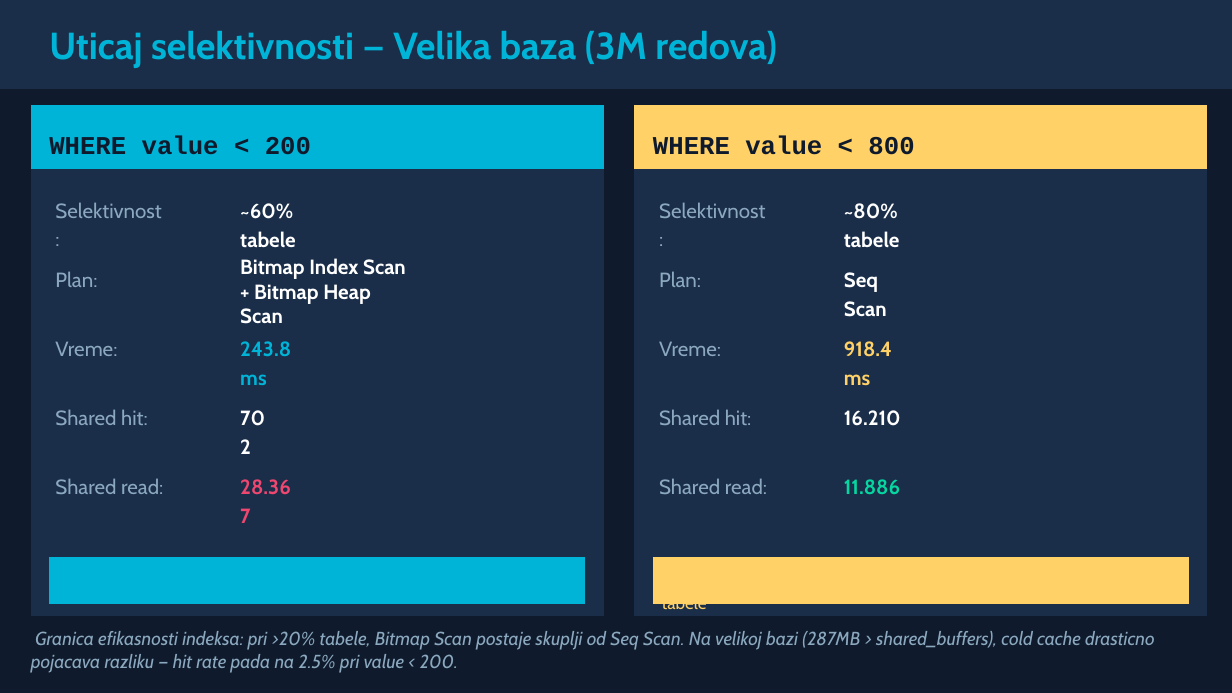
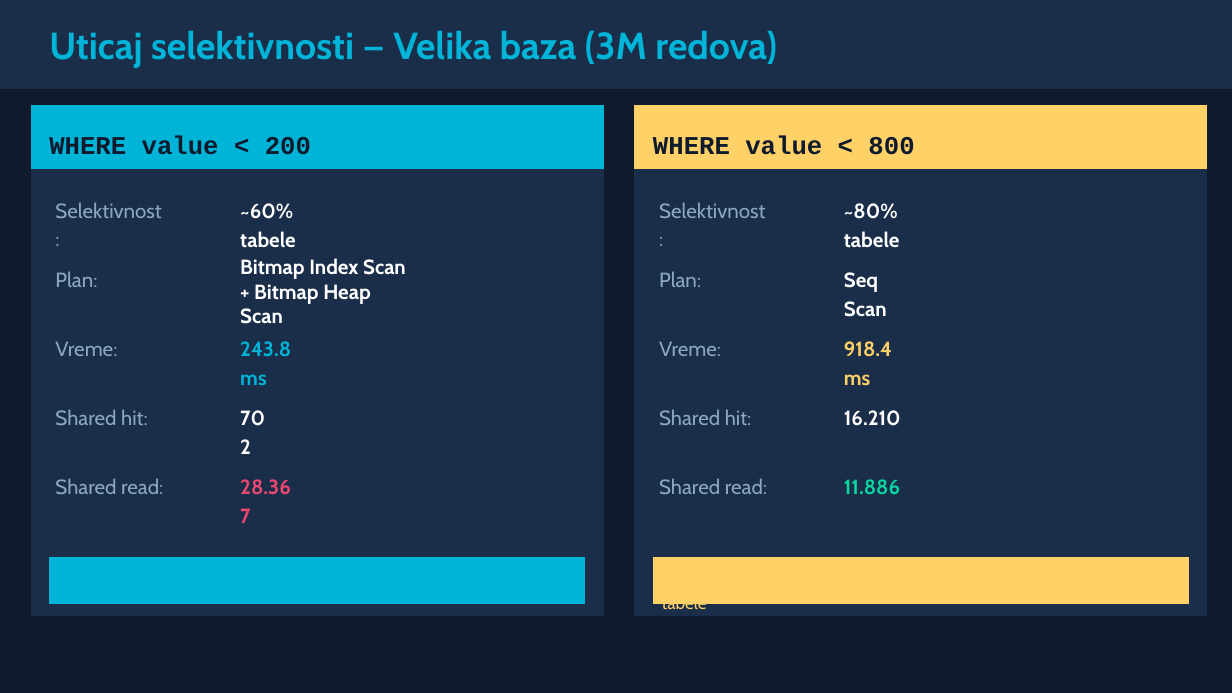
Before and after one commit to adamovickaca/SZUBP, a slide deck: slide 16 of szubp_prezentacija_prvi_deo.pptx. Drawn at 1232x693 pixels with LibreOffice and Linux fonts; fonts in the diff are those of the drawing. Boxes give left, top, right and bottom in pixels: in the first picture for what was removed or moved away, otherwise in the second. Text is boxed around its words. In the diff, an @@ line names an element or a change of style, - is before the commit and + after.

```diff
--- a/szubp_prezentacija_prvi_deo.pptx
+++ b/szubp_prezentacija_prvi_deo.pptx
@@ text removed at box(31, 631, 1155, 673) @@
-Granica efikasnosti indeksa: pri >20% tabele, Bitmap Scan postaje skuplji od Seq Scan. Na velikoj bazi (287MB > shared_buffers), cold cache drasticno pojacava razliku — hit rate pada na 2.5% pri value < 200.
```
Also in this commit, not shown: 10 other slides changed, 1 other file.
